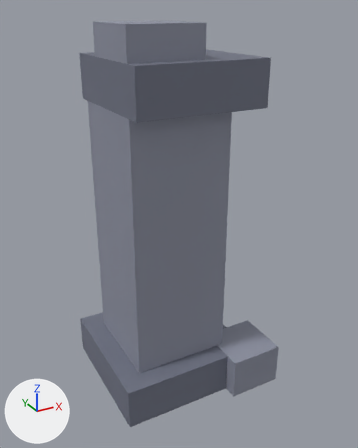
The FBX model roblox-island/exports/fbx/RuinPillar.fbx, before and after one commit.
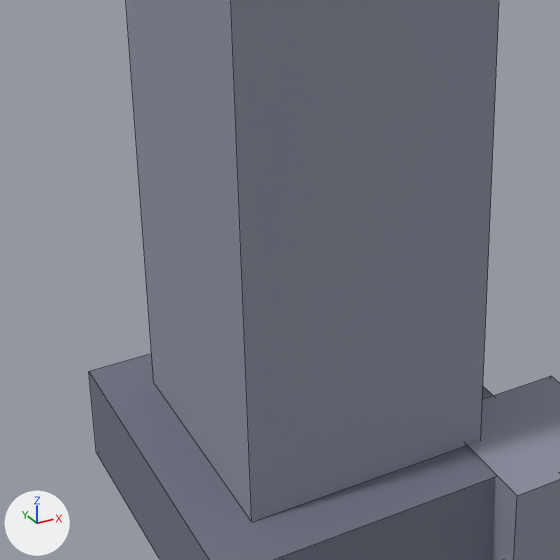
Old and new are each drawn whole from a camera (50 mm lens) standing at (-7.28, -14.72, 13.43) and looking at (0.59, -0.41, 6.28) and again close up on the part from 13% to 70% of the width and 41% to 86% of the height. The axes (+X, +Y, +Z) are drawn at lower left. The lights are the same throughout. The older version's two pictures come first. The close-ups show mesh edges as thin lines.

In view in the first close-up: 'RuinPillar'.
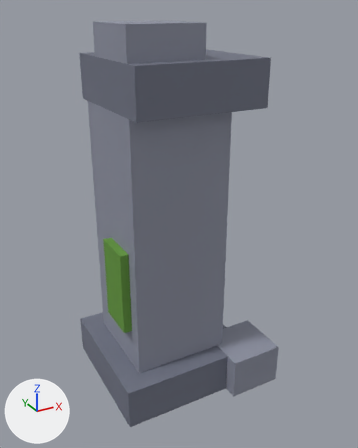
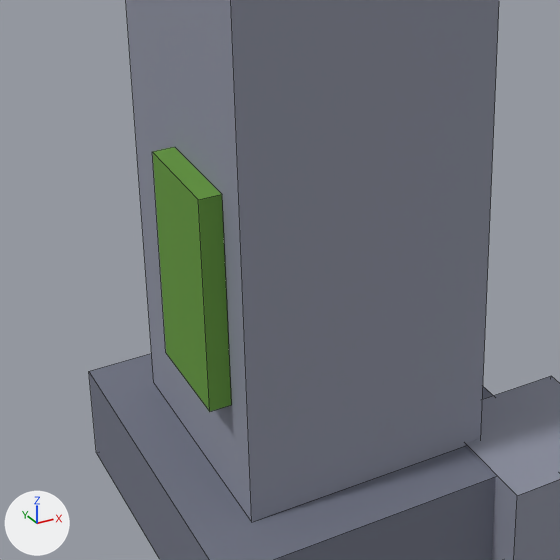
Location of each change, [x1, y1, x2, y2] in pixels of the close-ups (560 x 560 px):
part 1 of me_ruinpillar, added (green)
    after: [152, 147, 232, 412]

What changed in the scene script:
```text
Change me_ruinpillar:
    used by ob_ruinpillar; location = (0.0, 0.0, 0.0)
    remove me_ruinpillar.from_pydata(...)  # 40 vertices, 30 faces; spans x -2.5..3.5, y -3.0..2.5, z 0.0..13.0
    add me_ruinpillar.from_pydata(...)  # 48 vertices, 36 faces; spans x -2.5..3.5, y -3.0..2.5, z 0.0..13.0
    me_ruinpillar part 1: a new loose piece, a box spanning x -2.05..-1.75, y -1.25..0.25, z 3.0..6.0, in mat_voxelpalette (picture img_voxel_palette_png)
```
